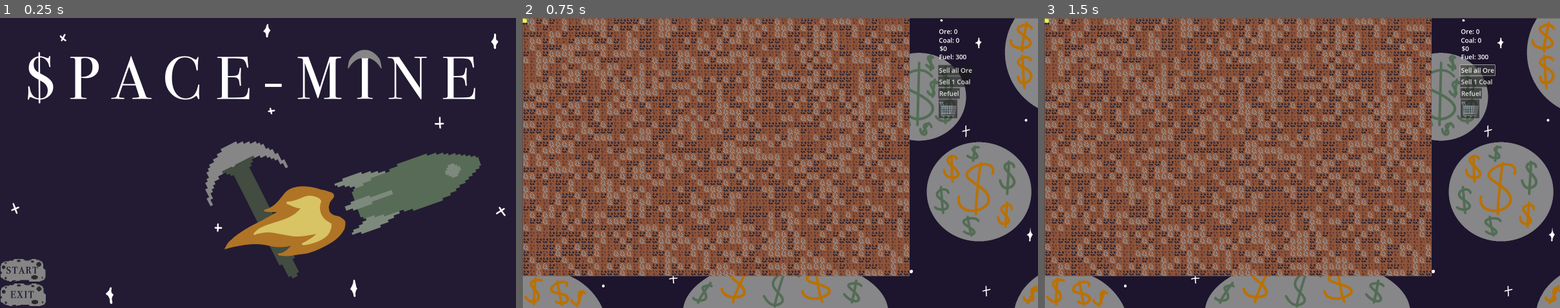
Above: before the commit, frames 1-3 (left to right).
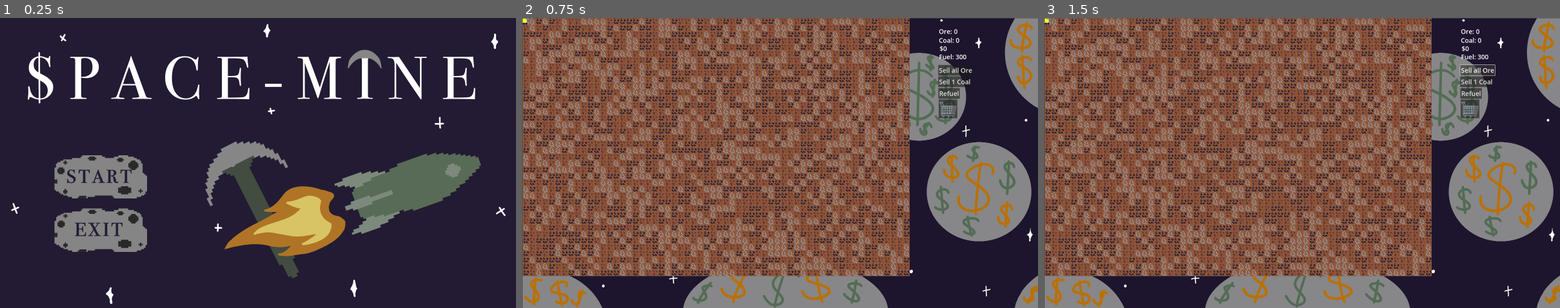
Above: after the commit, the same moments.

Repository: MellifiedRadishes/Space-Mine
Game: Godot game, scene res://main_menu.tscn
Two runs of this game, one before a commit and one after it. Both use one fixed random seed, a clock stepped at 60 frames per second and the inputs below.
Inputs (mouse positions are in pixels of both pictures, inside the frame that each line leads up to; where the layout moved, square brackets give the same spot in the first picture):
- Up to frame 1 (0.25 s): no input
- Up to frame 2 (0.75 s): click (625, 177) [542, 270] at 0.5 s
- Up to frame 3 (1.5 s): click "Sell all Ore" at 1.25 s

The runs differ from the first frame. In frame 1, 5.3% of the frame differs, in the area x 0-29%, y 47-100%; in frame 2, nothing differs; in frame 3, nothing differs.

Commit message:
Fixed button positioning

Diff:
--- a/main_menu.tscn
+++ b/main_menu.tscn
@@ -26,32 +26,47 @@
 
 [node name="VBoxContainer" type="VBoxContainer" parent="."]
 layout_mode = 1
-anchors_preset = 2
-anchor_top = 1.0
-anchor_bottom = 1.0
-offset_top = -247.0
-offset_right = 227.0
+anchors_preset = -1
+anchor_left = 0.106
+anchor_top = 0.75
+anchor_right = 0.106
+anchor_bottom = 0.807
+offset_left = -0.360001
+offset_top = -398.84
+offset_right = 458.64
+offset_bottom = 0.160034
 grow_vertical = 0
+theme_override_constants/separation = 50
 
 [node name="StartButton" type="Button" parent="VBoxContainer"]
 layout_mode = 2
 size_flags_vertical = 3
 flat = true
 
-[node name="StartSprite" type="Sprite2D" parent="VBoxContainer/StartButton"]
-position = Vector2(114, 60)
-scale = Vector2(0.5, 0.5)
+[node name="TextureRect" type="TextureRect" parent="VBoxContainer/StartButton"]
+layout_mode = 1
+anchors_preset = 15
+anchor_right = 1.0
+anchor_bottom = 1.0
+grow_horizontal = 2
+grow_vertical = 2
 texture = ExtResource("1_80h3d")
+expand_mode = 3
 
 [node name="QuitButton" type="Button" parent="VBoxContainer"]
 layout_mode = 2
 size_flags_vertical = 3
 flat = true
 
-[node name="QuitSprite" type="Sprite2D" parent="VBoxContainer/QuitButton"]
-position = Vector2(115, 57)
-scale = Vector2(0.5, 0.5)
+[node name="TextureRect" type="TextureRect" parent="VBoxContainer/QuitButton"]
+layout_mode = 1
+anchors_preset = 15
+anchor_right = 1.0
+anchor_bottom = 1.0
+grow_horizontal = 2
+grow_vertical = 2
 texture = ExtResource("2_vvlbc")
+expand_mode = 3
 
 [connection signal="pressed" from="VBoxContainer/StartButton" to="." method="_on_start_button_pressed"]
 [connection signal="pressed" from="VBoxContainer/QuitButton" to="." method="_on_quit_button_pressed"]
